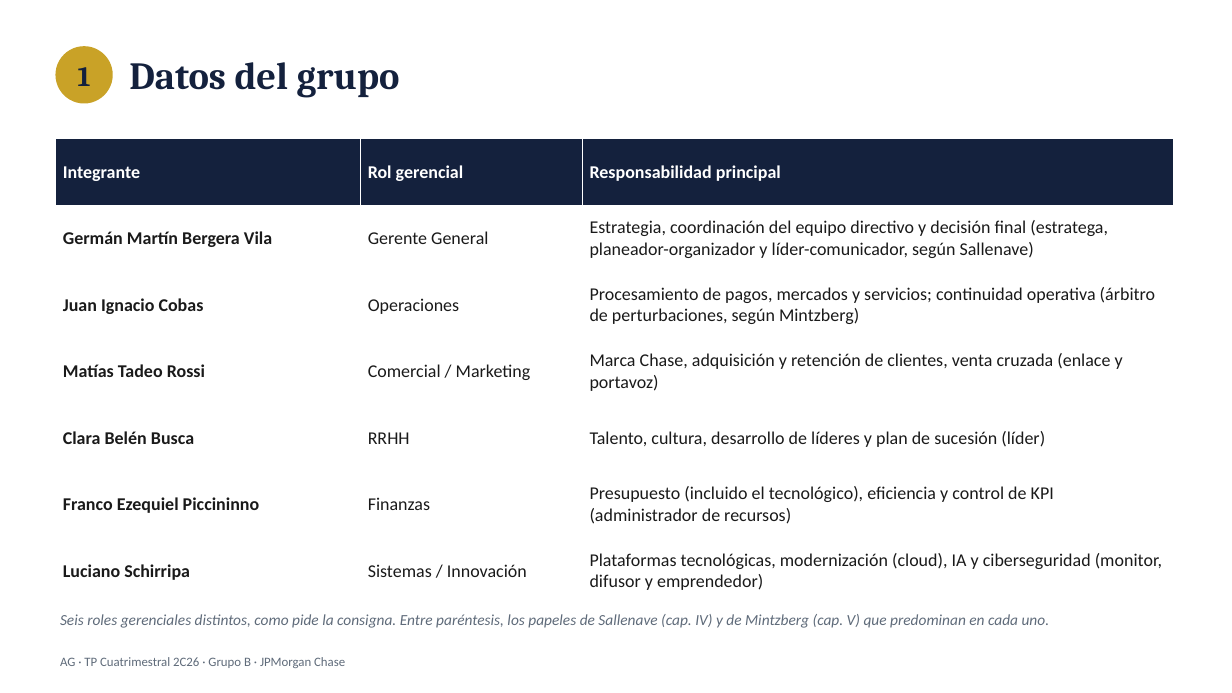
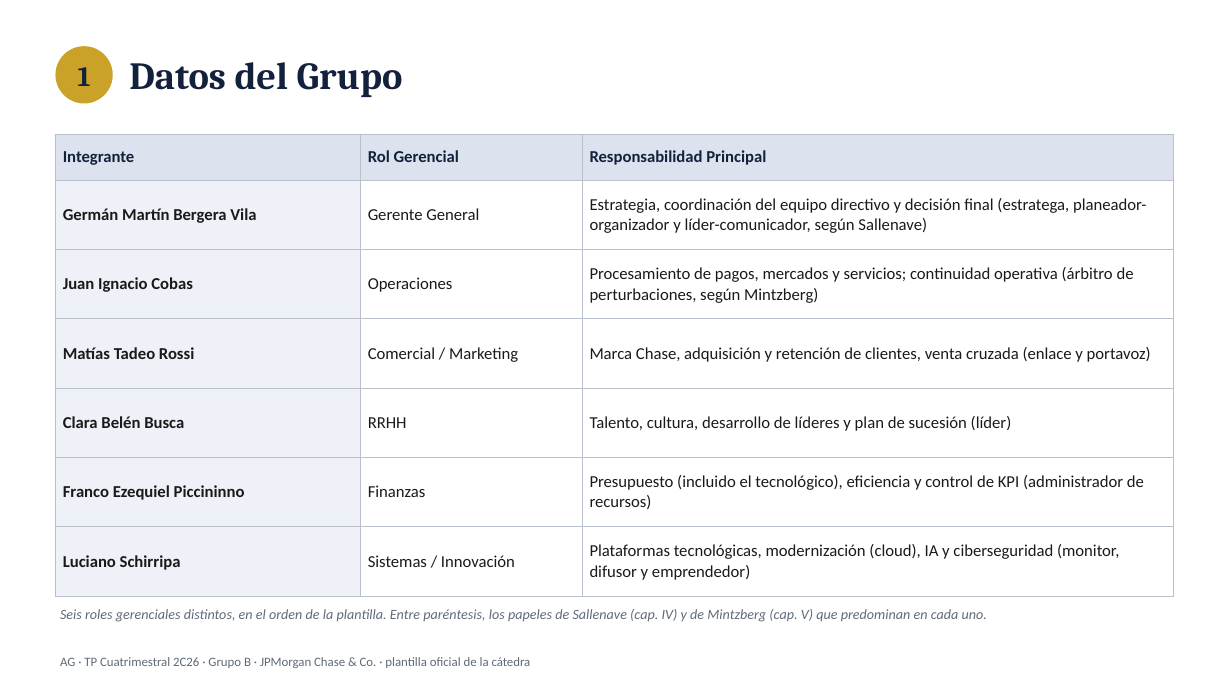
Before and after one commit to lschirripa/utn-boost, a slide deck: slide 2 of materias/administracion-gerencial/tp-cuatrimestral/exports/00_TP Cuatrimestral_GB.pptx. Drawn at 1232x693 pixels with LibreOffice and Linux fonts; fonts in the diff are those of the drawing. Boxes give left, top, right and bottom in pixels: in the first picture for what was removed or moved away, otherwise in the second. Text is boxed around its words. In the diff, an @@ line names an element or a change of style, - is before the commit and + after.

```diff
--- a/materias/administracion-gerencial/tp-cuatrimestral/exports/00_TP Cuatrimestral_GB.pptx
+++ b/materias/administracion-gerencial/tp-cuatrimestral/exports/00_TP Cuatrimestral_GB.pptx
@@ text at box(129, 62, 403, 97): text changed @@
-Datos del grupo
+Datos del Grupo
@@ table at box(55, 134, 1174, 596) @@
-row 1, column 2: Rol gerencial
+row 1, column 2: Rol Gerencial
-row 1, column 3: Responsabilidad principal
+row 1, column 3: Responsabilidad Principal
@@ fill #14213D to #DDE3EE in row 1 @@
@@ fill #FFFFFF to #EEF1F7 in 6 cells @@
@@ size 14 to 13 pt @@
@@ text colour #FFFFFF to #14213D in "Integrante" @@
@@ borders changed @@
@@ table: place and size @@
-table at box(55, 139, 1174, 604)
+table at box(55, 134, 1174, 596)
@@ text at box(60, 609, 987, 622): text changed; size 12 to 11 pt @@
-Seis roles gerenciales distintos, como pide la consigna. Entre paréntesis, los papeles de Sallenave (cap. IV) y de Mintzberg (cap. V) que predominan en cada uno.
+Seis roles gerenciales distintos, en el orden de la plantilla. Entre paréntesis, los papeles de Sallenave (cap. IV) y de Mintzberg (cap. V) que predominan en cada uno.
@@ text at box(60, 657, 531, 668): text changed @@
-AG · TP Cuatrimestral 2C26 · Grupo B · JPMorgan Chase
+AG · TP Cuatrimestral 2C26 · Grupo B · JPMorgan Chase & Co. · plantilla oficial de la cátedra
```
Also in this commit, not shown: 9 other slides changed, 2 other files.
